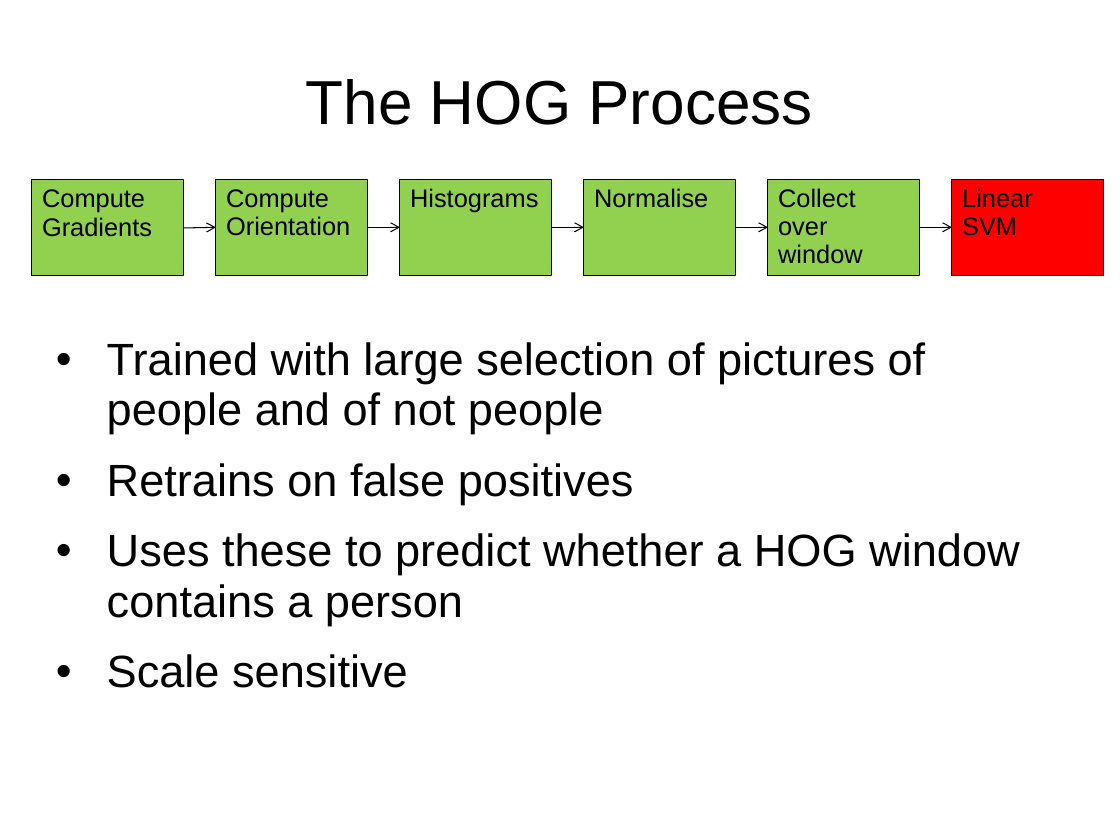
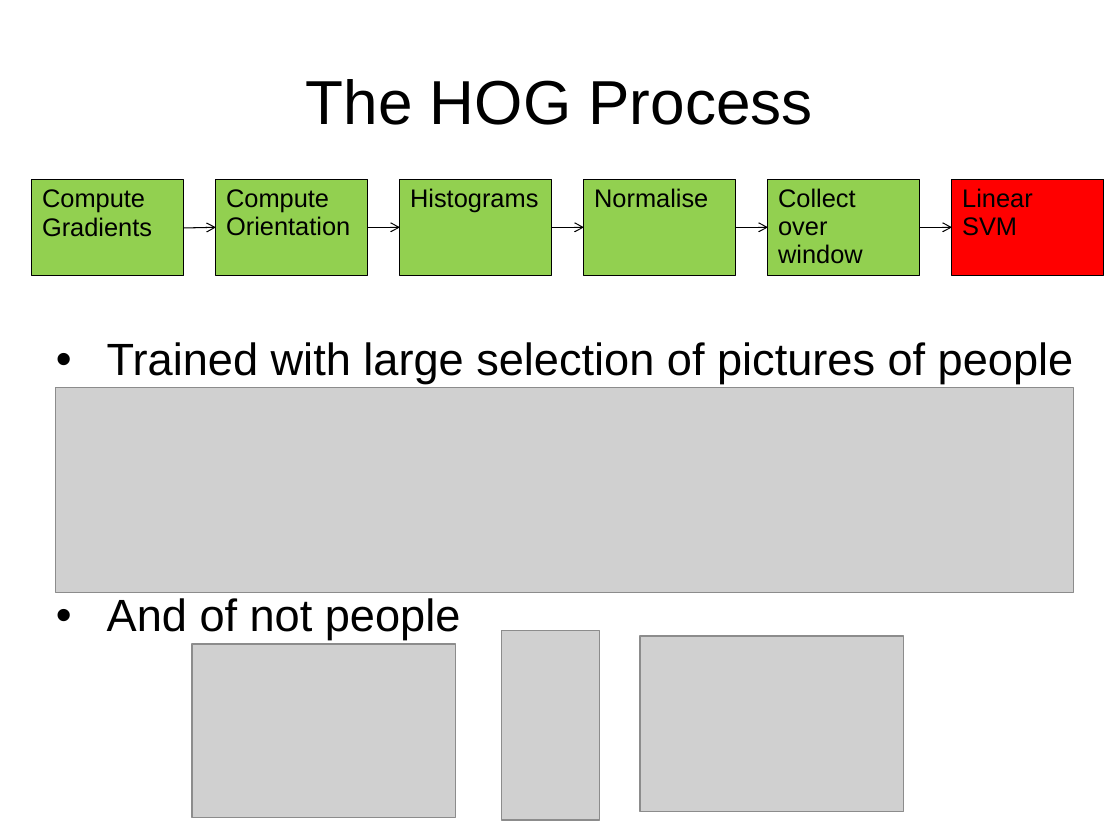
Before and after one commit to jgac1g08/OrientedGrads, a slide deck: slide 19 of HOGPres1.pptx. Drawn at 1120x840 pixels with LibreOffice and Linux fonts; fonts in the diff are those of the drawing; grey boxes stand for pictures. Boxes give left, top, right and bottom in pixels: in the first picture for what was removed or moved away, otherwise in the second. Text is boxed around its words. In the diff, an @@ line names an element or a change of style, - is before the commit and + after.

```diff
--- a/HOGPres1.pptx
+++ b/HOGPres1.pptx
@@ text at [107,342,1074,384]: text changed @@
-• Trained with large selection of pictures of people and of not people
-• Retrains on false positives
-• Uses these to predict whether a HOG window contains a person
-• Scale sensitive
+• Trained with large selection of pictures of people
@@ picture added at [56,388,1074,593] @@
@@ text added at [107,598,461,640], 32 pt, text #000000 @@
+• And of not people
@@ picture added at [192,644,456,817] @@
@@ picture added at [501,631,600,820] @@
@@ picture added at [640,636,905,812] @@
```
Also in this commit, not shown: 3 other slides changed, 4 slides added.
